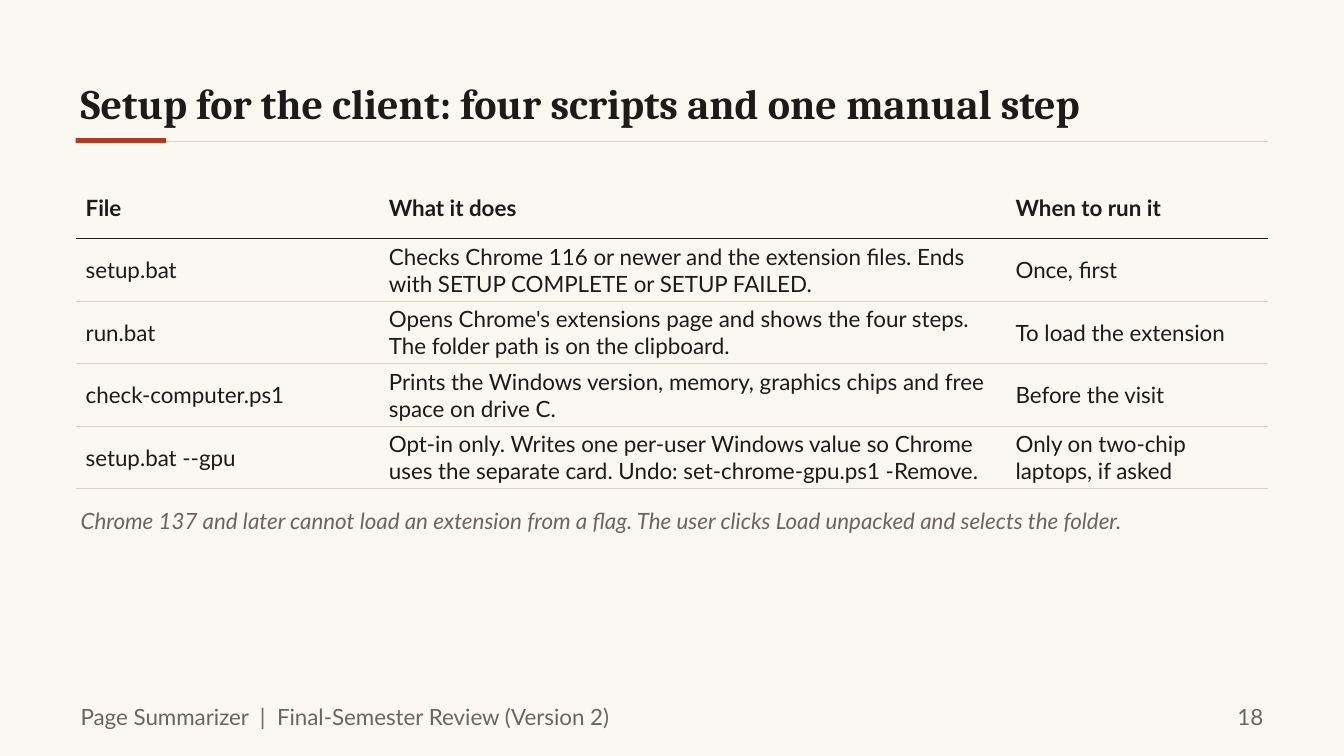
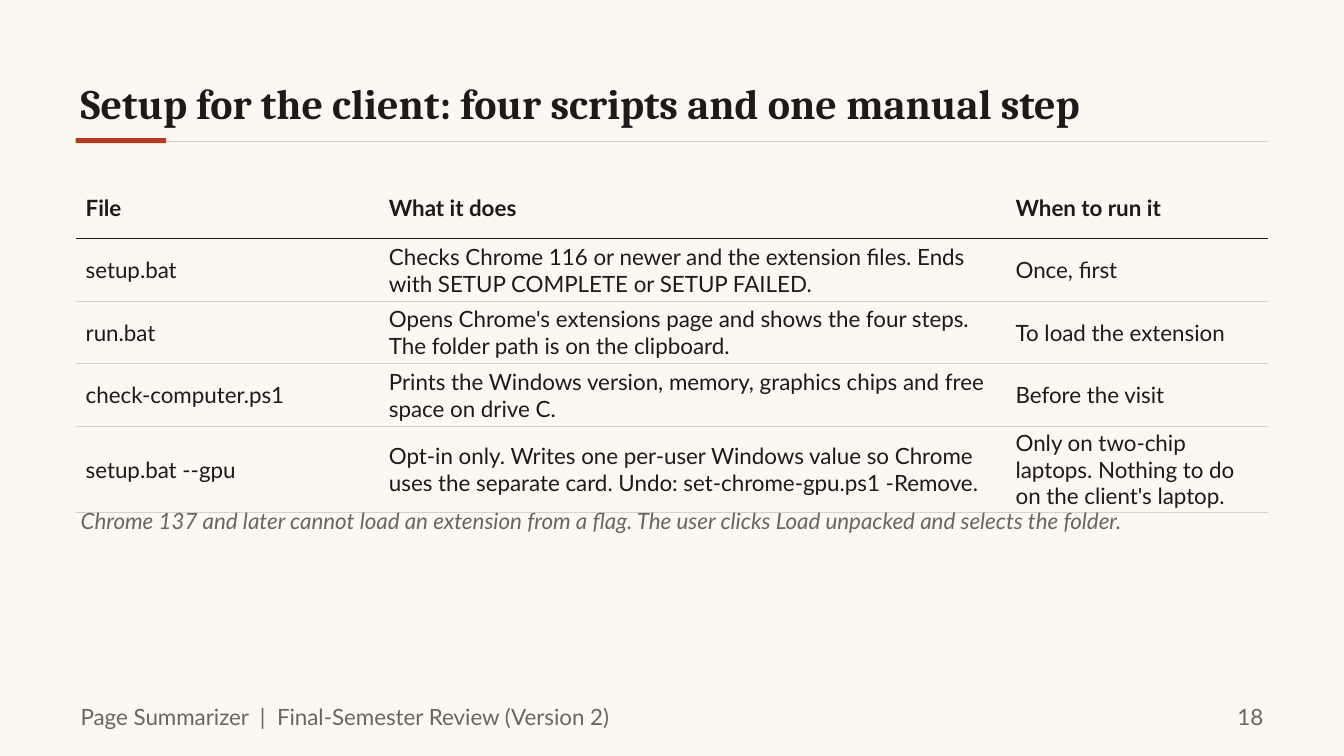
Before and after one commit to Vickey-vijay/DISSCO_web-page-summarizer, a slide deck: slide 18 of finalsem/docs/ppt/FinalSem_Deck.pptx. Drawn at 1344x756 pixels with LibreOffice and Linux fonts; fonts in the diff are those of the drawing. Boxes give left, top, right and bottom in pixels: in the first picture for what was removed or moved away, otherwise in the second. Text is boxed around its words. In the diff, an @@ line names an element or a change of style, - is before the commit and + after.

```diff
--- a/finalsem/docs/ppt/FinalSem_Deck.pptx
+++ b/finalsem/docs/ppt/FinalSem_Deck.pptx
@@ table at [76, 176, 1269, 512] @@
-row 5, column 3: Only on two-chip laptops, if asked
+row 5, column 3: Only on two-chip laptops. Nothing to do on the client's laptop.
```
Also in this commit, not shown: 8 other slides changed, 1 slide added, 1 slide removed, 43 other files.
